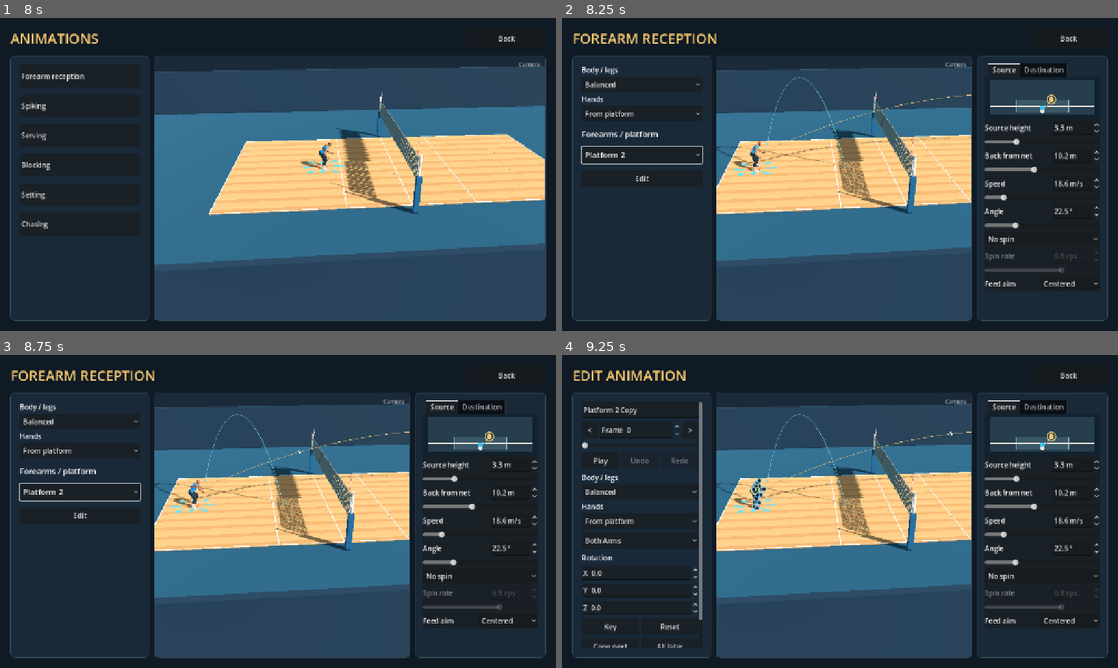
Above: before the commit, frames 1-4 (two rows, left to right).
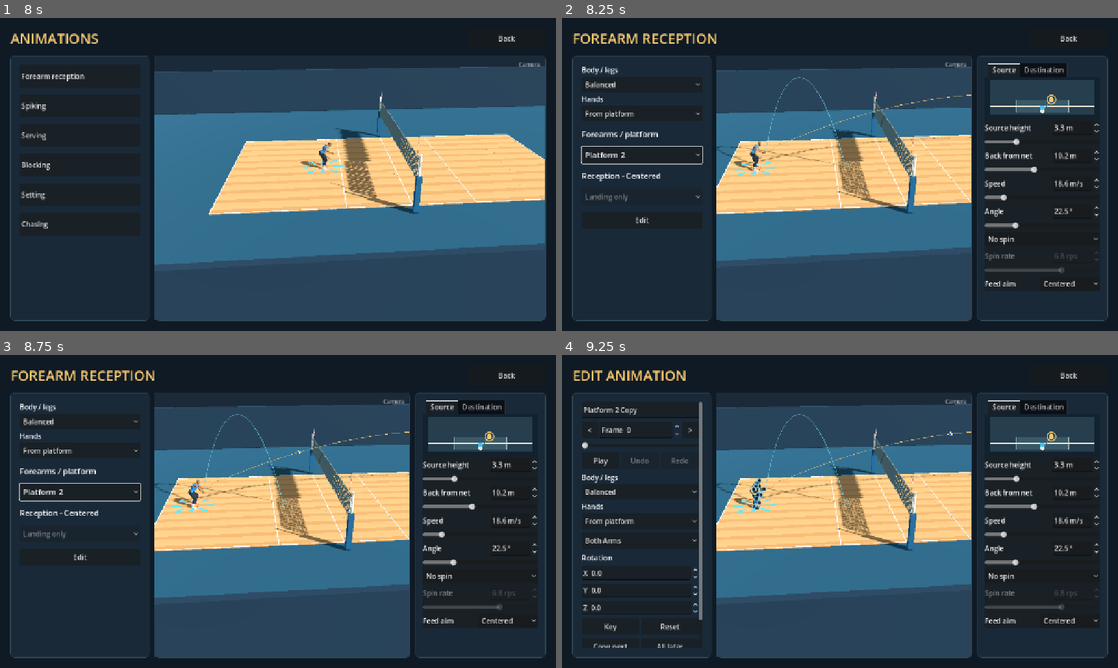
Above: after the commit, the same moments.

Repository: foreandr/volleyball
Game: Godot game, scene res://scenes/main.tscn
The game is run twice, just before and just after one commit, with the same random seed, the same clock (stepped at 60 frames per second) and the same inputs.
Inputs:
- Up to frame 1 (8 s): click "Story" at 0.5 s; click "Back" at 1.25 s; click "Story" at 2 s; click "New" at 2.75 s; click "Back" at 3.5 s; click "New" at 4.25 s; click "Save" at 5 s; click "Back" at 5.75 s; click "Load" at 6.5 s; click "Player" at 7.25 s
- Up to frame 2 (8.25 s): click "Forearm reception" at 8 s
- Up to frame 3 (8.75 s): no input
- Up to frame 4 (9.25 s): click "Edit" at 8.75 s

Frame 1 is identical in both runs. In frame 2, 0.3% of the frame differs, in the area x 3-25%, y 49-66%; in frame 3, 0.3%; in frame 4, nothing differs.

Commit message:
Add twenty left reception styles and a directional picker

Diff:
--- a/scripts/animation_ball_preview.gd
+++ b/scripts/animation_ball_preview.gd
@@ -182,7 +182,7 @@
 	var after := platform(minf(clip.length,contact_time+1.0/60))
 	surface_velocity = (after.surface-before.surface)/(2.0/60)
 	var arrows = actor.get_node_or_null("DirectionArrows")
-	missed = arrows != null and arrows.selected != 0
+	missed = arrows != null and arrows.selected != 0 and arrows.selected != int(clip.get_meta("receive_arrow",0))
 	aim_point = impact_point
 	if missed:
 		aim_point = arrows.landing_target()
@@ -292,12 +292,14 @@
 		var angle := TAU*index/32.0
 		path.surface_add_vertex(Vector3(landing.x+cos(angle)*0.2,0.055,landing.z+sin(angle)*0.2))
 	path.surface_end()
-	if missed:
+	var arrows = actor.get_node_or_null("DirectionArrows")
+	if arrows != null and arrows.selected != 0:
+		var target: Vector3 = arrows.landing_target()
 		path.surface_begin(Mesh.PRIMITIVE_LINE_STRIP)
 		path.surface_set_color(Color("ff4848"))
 		for index in range(33):
 			var angle := TAU*index/32.0
-			path.surface_add_vertex(Vector3(aim_point.x+cos(angle)*0.17,0.06,aim_point.z+sin(angle)*0.17))
+			path.surface_add_vertex(Vector3(target.x+cos(angle)*0.17,0.06,target.z+sin(angle)*0.17))
 		path.surface_end()
 	guide.mesh = path
 	var material := StandardMaterial3D.new()
--- /dev/null
+++ b/scripts/left_receive_variants.gd
@@ -0,0 +1,89 @@
+extends RefCounted
+## Left-side receive styles. Angles are in degrees and stance offsets are in rig space.
+## Name, lean, turn, shoulder tilt, hip shift, side step, stagger, drop, preparation time.
+const LEFT_ARROW := 7
+const STYLES := [
+	["Quiet shoulder", 5, 11, 8, 0.03, 0.00, 0.00, 0.02, 0.26],
+	["High shoulder", 6, 16, 19, 0.04, 0.00, 0.02, 0.02, 0.28],
+	["Soft lean", 12, 16, 10, 0.06, 0.03, 0.00, 0.04, 0.32],
+	["Late tilt", 12, 20, 19, 0.06, 0.02, 0.02, 0.04, 0.18],
+	["Turn and hold", 8, 29, 13, 0.08, 0.04, 0.02, 0.04, 0.34],
+	["Left foot forward", 10, 20, 12, 0.09, 0.09, 0.15, 0.05, 0.34],
+	["Left foot back", 11, 20, 15, 0.08, 0.08, -0.14, 0.05, 0.34],
+	["Quick stagger", 13, 23, 13, 0.11, 0.14, 0.10, 0.07, 0.23],
+	["Wide stagger", 13, 22, 16, 0.13, 0.24, 0.13, 0.08, 0.40],
+	["Low stagger", 15, 23, 15, 0.15, 0.17, 0.14, 0.14, 0.38],
+	["Side step and set", 12, 23, 11, 0.15, 0.23, 0.02, 0.09, 0.41],
+	["Side step and tilt", 18, 25, 19, 0.16, 0.24, 0.04, 0.10, 0.36],
+	["Quick side reach", 18, 29, 17, 0.13, 0.16, -0.04, 0.09, 0.21],
+	["Long side reach", 19, 32, 17, 0.18, 0.27, 0.04, 0.12, 0.39],
+	["Low side reach", 22, 25, 16, 0.19, 0.27, 0.05, 0.18, 0.39],
+	["Deep side lunge", 23, 28, 22, 0.23, 0.34, 0.08, 0.16, 0.43],
+	["Deep drop step", 20, 27, 19, 0.21, 0.31, -0.14, 0.16, 0.43],
+	["Shoulder scoop", 16, 34, 25, 0.13, 0.13, -0.06, 0.14, 0.29],
+	["Extended platform", 17, 38, 13, 0.18, 0.19, 0.11, 0.09, 0.36],
+	["Emergency reach", 25, 35, 20, 0.26, 0.35, -0.08, 0.17, 0.29],
+]
+
+static func bake(actor: Node3D, base: Animation, index: int) -> Animation:
+	var sampler = preload("res://scripts/pass_trajectory_solver.gd").new(actor,base)
+	var bones: Array[String] = ["pelvis","spine_02","spine_03","neck_01"]
+	for side in ["l","r"]:
+		for part in ["thigh","calf","foot","upperarm","lowerarm","hand"]:
+			bones.append(part+"_"+side)
+	var style: Array = STYLES[index-1]
+	var clip: Animation = sampler.author.bake_overrides(base,func(time): return pose_at(sampler,time,style),bones)
+	clip.resource_name = style[0]
+	clip.set_meta("receive_arrow",LEFT_ARROW)
+	return clip
+
+static func pose_at(sampler: RefCounted, time: float, style: Array) -> Array:
+	var pose: Array = sampler.raw_pose(time)
+	var author: RefCounted = sampler.author
+	var rig: Skeleton3D = author.rig
+	var contact: float = sampler.contact_time
+	var prepare := smoothstep(contact-float(style[8]),contact-0.05,time)
+	var recover := 1.0-smoothstep(contact+0.10,minf(sampler.source.length,contact+0.58),time)
+	var weight := prepare*recover
+	if weight <= 0.0001: return pose
+
+	var left_foot: Transform3D = author.world_pose(pose,rig.find_bone("foot_l"))
+	var right_foot: Transform3D = author.world_pose(pose,rig.find_bone("foot_r"))
+	var left_pole: Vector3 = author.point(pose,"calf_l")-author.point(pose,"thigh_l")
+	var right_pole: Vector3 = author.point(pose,"calf_r")-author.point(pose,"thigh_r")
+	var pelvis := rig.find_bone("pelvis")
+	var parent := rig.get_bone_parent(pelvis)
+	var hip_shift := Vector3(float(style[4]),-float(style[7]),0.0)*weight
+	pose[pelvis].origin += author.world_pose(pose,parent).basis.inverse()*hip_shift
+	var side_step: float = style[5]
+	var stagger: float = style[6]
+	var step_lift := 0.065*minf(1.0,(absf(side_step)+absf(stagger))/0.25)
+	var foot_travel := Vector3(side_step*weight,step_lift*(sin(PI*prepare)+sin(PI*recover)),stagger*weight)
+	for side in ["l","r"]:
+		var foot := left_foot if side == "l" else right_foot
+		var target := foot.origin+foot_travel if side == "l" else foot.origin
+		var pole := left_pole if side == "l" else right_pole
+		author.limb(pose,"thigh_"+side,"calf_"+side,"foot_"+side,target,pole)
+		author.set_world_basis(pose,"foot_"+side,foot.basis)
+
+	var lean := deg_to_rad(float(style[1]))*weight
+	var turn := deg_to_rad(float(style[2]))*weight
+	var tilt := deg_to_rad(float(style[3]))*weight
+	author.rotate_world(pose,"spine_02",Vector3.BACK,-lean)
+	author.rotate_world(pose,"spine_03",Vector3.UP,turn*0.6)
+	author.rotate_world(pose,"spine_03",Vector3.BACK,-tilt*0.5)
+	author.rotate_world(pose,"neck_01",Vector3.BACK,(lean+tilt*0.5)*0.62)
+	author.rotate_world(pose,"neck_01",Vector3.UP,-turn*0.33)
+
+	# Both hands travel around the same pivot to keep the forearm platform together.
+	var shoulder_center: Vector3 = (author.point(pose,"upperarm_l")+author.point(pose,"upperarm_r"))*0.5
+	var swing := Basis(Vector3.UP,turn*0.40)*Basis(Vector3.RIGHT,-tilt*0.22)
+	var hand_center: Vector3 = (author.point(pose,"hand_l")+author.point(pose,"hand_r"))*0.5
+	var extension := swing*(hand_center-shoulder_center).normalized()*0.025*weight
+	for side in ["l","r"]:
+		var hand: Transform3D = author.world_pose(pose,rig.find_bone("hand_"+side))
+		var pole: Vector3 = author.point(pose,"lowerarm_"+side)-author.point(pose,"upperarm_"+side)
+		var target := shoulder_center+swing*(hand.origin-shoulder_center)+extension
+		author.limb(pose,"upperarm_"+side,"lowerarm_"+side,"hand_"+side,target,swing*pole)
+		author.set_world_basis(pose,"hand_"+side,swing*hand.basis)
+	return pose
--- a/scripts/story_animations.gd
+++ b/scripts/story_animations.gd
@@ -1,5 +1,6 @@
 extends "res://scripts/create.gd"
 const Flight = preload("res://scripts/pass_flight.gd")
+const LeftReceives = preload("res://scripts/left_receive_variants.gd")
 const Catalog = preload("res://scripts/volleyball_animations.gd")
 const MOVE_TYPES := {
 	"Forearm reception":["Forearm"],
@@ -25,6 +26,10 @@
 var source_clip: Animation
 var trajectory_solver: RefCounted
 var render_clip: Animation
+var base_render_clip: Animation
+var variant_picker: OptionButton
+var variant_label: Label
+var left_clips := {}
 var preview_clock := 0.0
 var reception_controls: VBoxContainer
 var replace_body_layer := false
@@ -86,6 +91,8 @@
 		content.remove_child(child)
 		child.queue_free()
 	reception_controls = null
+	variant_picker = null
+	variant_label = null
 	animation_list = null
 	edit_button = null
 	selected_entry.clear()
@@ -160,11 +167,49 @@
 	animation_list.add_theme_font_size_override("font_size",18)
 	animation_list.item_selected.connect(preview_animation)
 	content.add_child(animation_list)
+	if category == "Forearm reception": build_variant_picker()
 	edit_button = button("Edit",open_editor)
 	edit_button.name = "EditAnimation"
 	content.add_child(edit_button)
 	refresh_type()
 	animation_list.grab_focus()
+
+func build_variant_picker() -> void:
+	variant_label = label("Directional reception",18)
+	content.add_child(variant_label)
+	variant_picker = OptionButton.new()
+	variant_picker.name = "DirectionalReceivePicker"
+	variant_picker.custom_minimum_size.y = 38
+	variant_picker.add_item("Landing only")
+	for index in LeftReceives.STYLES.size():
+		variant_picker.add_item("%02d  %s" % [index+1,LeftReceives.STYLES[index][0]])
+	content.add_child(variant_picker)
+	variant_picker.item_selected.connect(func(index):
+		StorySession.left_receive_variant = index
+		update_feed_aim())
+	sync_variant_picker()
+
+func sync_variant_picker() -> void:
+	if not is_instance_valid(variant_picker): return
+	var direction: int = angle_control.reach_picker.selected
+	variant_label.text = "Reception - "+angle_control.reach_picker.get_item_text(direction)
+	variant_picker.disabled = direction != LeftReceives.LEFT_ARROW
+	var index := clampi(StorySession.left_receive_variant,0,LeftReceives.STYLES.size())
+	variant_picker.select(0 if variant_picker.disabled else index)
+
+func choose_render_clip() -> Animation:
+	if not is_instance_valid(variant_picker) or variant_picker.disabled or variant_picker.selected <= 0:
+		return base_render_clip
+	var index := variant_picker.selected
+	if not left_clips.has(index):
+		left_clips[index] = LeftReceives.bake(preview_player,base_render_clip,index)
+	return left_clips[index]
+
+func set_base_render_clip(clip: Animation) -> void:
+	if clip != base_render_clip:
+		base_render_clip = clip
+		left_clips.clear()
+	render_clip = choose_render_clip()
 
 func current_type() -> String:
 	if selected_category.is_empty(): return ""
@@ -207,9 +252,10 @@
 	recipe_signature = Catalog.Recipes.signature(str(entry.get("recipe","")))
 	recipe_revision = Catalog.Recipes.revision
 	trajectory_solver = preload("res://scripts/pass_trajectory_solver.gd").new(preview_player,source_clip)
-	render_clip = source_clip
+	var base := source_clip
 	if source_clip.has_meta("contact_time"):
-		render_clip = trajectory_solver.solve(StorySession.pass_output_angle if StorySession.pass_output_angle >= 0 else 45.0,StorySession.pass_distance).clip
+		base = trajectory_solver.solve(StorySession.pass_output_angle if StorySession.pass_output_angle >= 0 else 45.0,StorySession.pass_distance).clip
+	set_base_render_clip(base)
 	preview_player.install_custom(render_clip,"preview",false)
 	if not is_instance_valid(ball_preview):
 		ball_preview = preload("res://scripts/animation_ball_preview.gd").new()
@@ -231,7 +277,7 @@
 	StorySession.pass_output_angle = value
 	var result: Dictionary = trajectory_solver.solve(value,StorySession.pass_distance)
 	var last_contact_clock: float = ball_preview.last_time
-	render_clip = result.clip
+	set_base_render_clip(result.clip)
 	preview_player.install_custom(render_clip,"preview",false)
 	preview_player.animator.play("custom_preview/clip",0)
 	preview_player.animator.seek(ball_preview.animation_time(preview_clock),true)
@@ -247,11 +293,27 @@
 func update_feed_aim() -> void:
 	if not is_instance_valid(ball_preview) or not ball_preview.active: return
 	angle_control.apply_feed_aim(preview_player)
-	ball_preview.recalculate()
+	sync_variant_picker()
+	var next_clip := choose_render_clip()
+	if next_clip != render_clip:
+		render_clip = next_clip
+		preview_player.install_custom(render_clip,"preview",false)
+		ball_preview.configure(preview_player,render_clip)
+		preview_clock = minf(0,ball_preview.contact_time-ball_preview.feed_duration)
+		if not player_controls.active:
+			preview_player.animator.play("custom_preview/clip",0)
+			preview_player.animator.seek(0,true)
+			preview_player.animator.pause()
+	else:
+		ball_preview.recalculate()
 	ball_preview.tick(preview_clock,false)
 	sync_ball_results(angle_control.requested)
 
 func sync_ball_results(value: float) -> void:
+	if render_clip.has_meta("receive_arrow"):
+		angle_control.actual_label.visible = true
+		angle_control.actual_label.text = render_clip.resource_name
+		return
 	if ball_preview.missed:
 		angle_control.actual_label.visible = true
 		angle_control.actual_label.text = "Feed aimed at the selected arrow"
--- a/scripts/story_session.gd
+++ b/scripts/story_session.gd
@@ -96,6 +96,7 @@
 var feed_fit := "angle"
 
 var receive_direction := 0
+var left_receive_variant := 0
 var ball_tab := 0
 var pass_destination := Vector2(0.026413498,1.5744464)
 var pass_apex := 4.9
@@ -111,7 +112,7 @@
 }
 var preview_hash := 0
 var preview_path := "user://preview_setup.cfg"
-const PREVIEW_FIELDS := ["pass_start","pass_distance","pass_ …(113 unchanged characters)… height","feed_fit","receive_direction","ball_tab","pass_destination","pass_apex","destination_fit","preview_camera"]
+const PREVIEW_FIELDS := ["pass_start","pass_distance","pass_ …(113 unchanged characters)… height","feed_fit","receive_direction","left_receive_variant","ball_tab","pass_destination","pass_apex","destination_fit","preview_camera"]
 
 func _ready() -> void:
 	AudioServer.set_bus_mute(AudioServer.get_bus_index("Master"),true)
